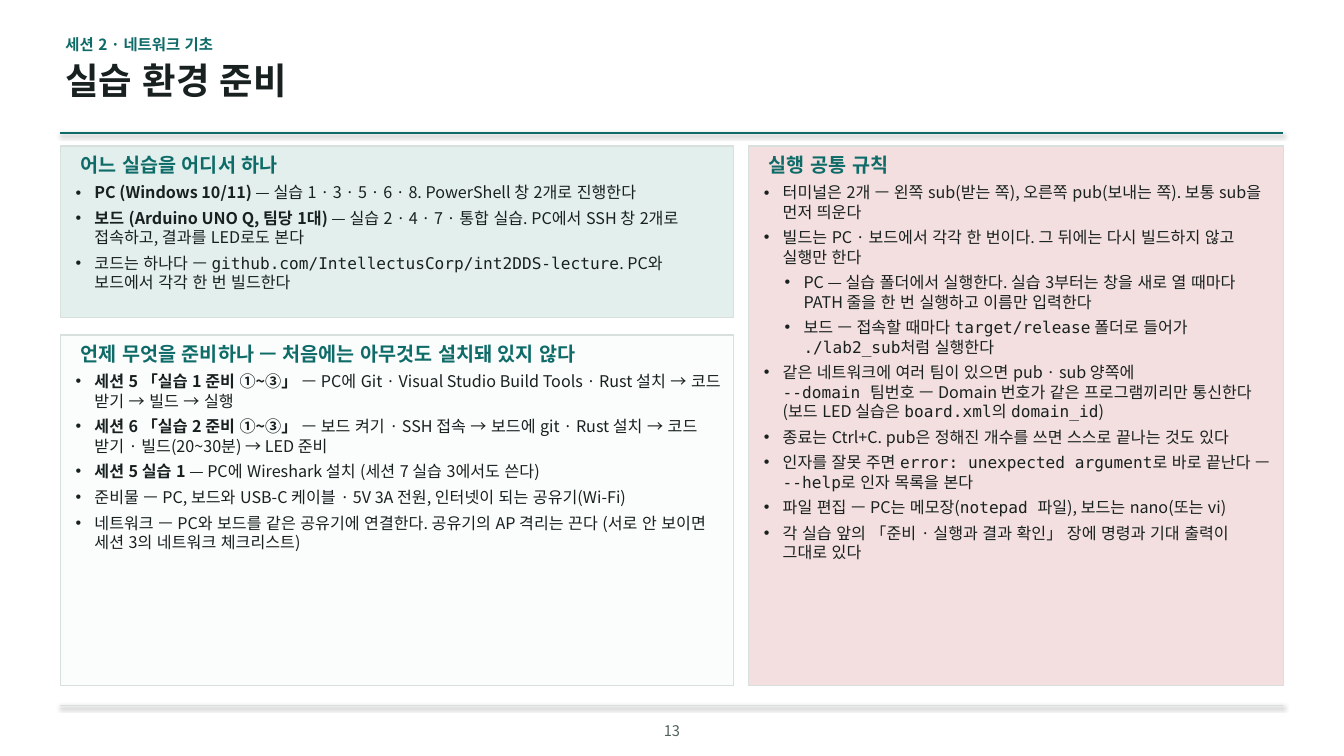
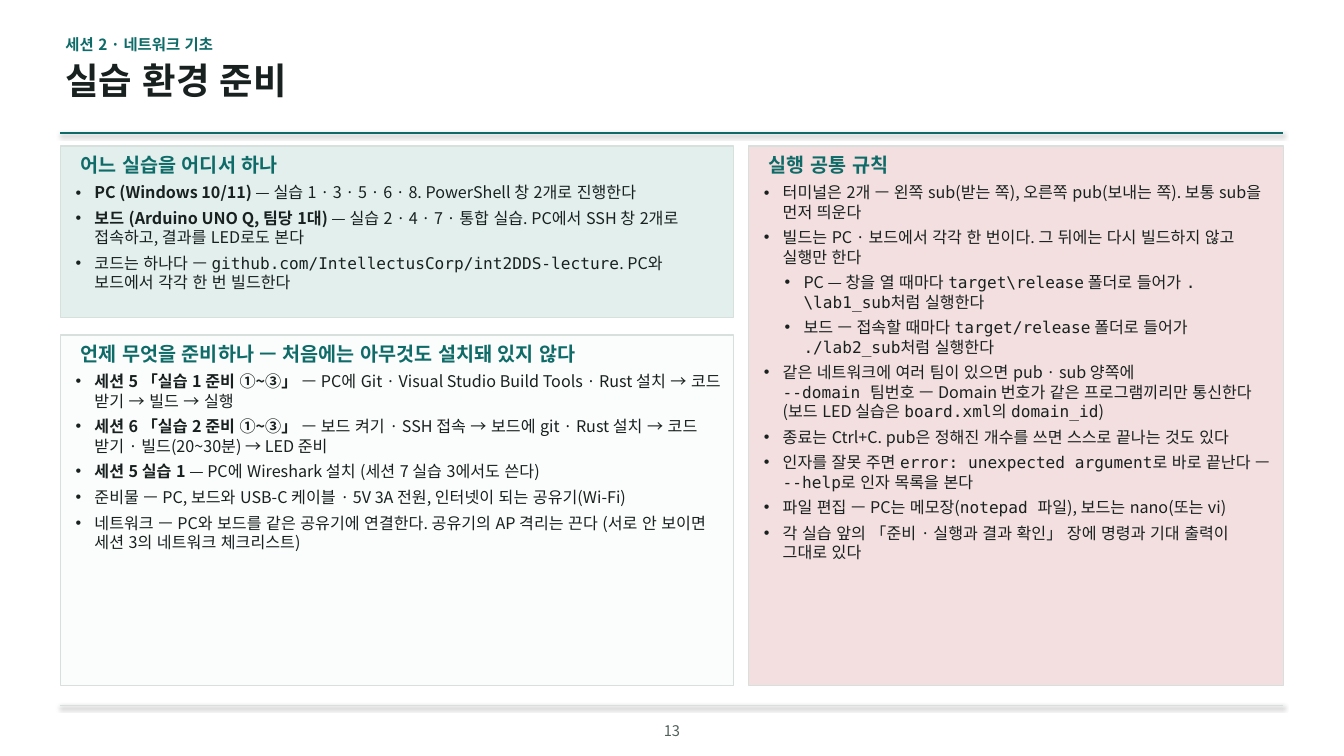
Before and after one commit to IntellectusCorp/int2DDS-lecture, a slide deck: slide 13 of int2dds-lecture-for-beginner.pptx. Drawn at 1344x756 pixels with LibreOffice and Linux fonts; fonts in the diff are those of the drawing; background and template pictures are left out. Boxes give left, top, right and bottom in pixels: in the first picture for what was removed or moved away, otherwise in the second. Text is boxed around its words. In the diff, an @@ line names an element or a change of style, - is before the commit and + after.

```diff
--- a/int2dds-lecture-for-beginner.pptx
+++ b/int2dds-lecture-for-beginner.pptx
@@ text at (804, 274, 1182, 312): text changed; font Noto Sans CJK KR to DejaVu Sans Mono @@
-  • PC — 실습 폴더에서 실행한다. 실습 3부터는 창을 새로 열 때마다 PATH 줄을 한 번 실행하고 이름만 입력한다
+  • PC — 창을 열 때마다 target\release 폴더로 들어가 .\lab1_sub처럼 실행한다
```
Also in this commit, not shown: 16 other slides changed, 3 slides added.
